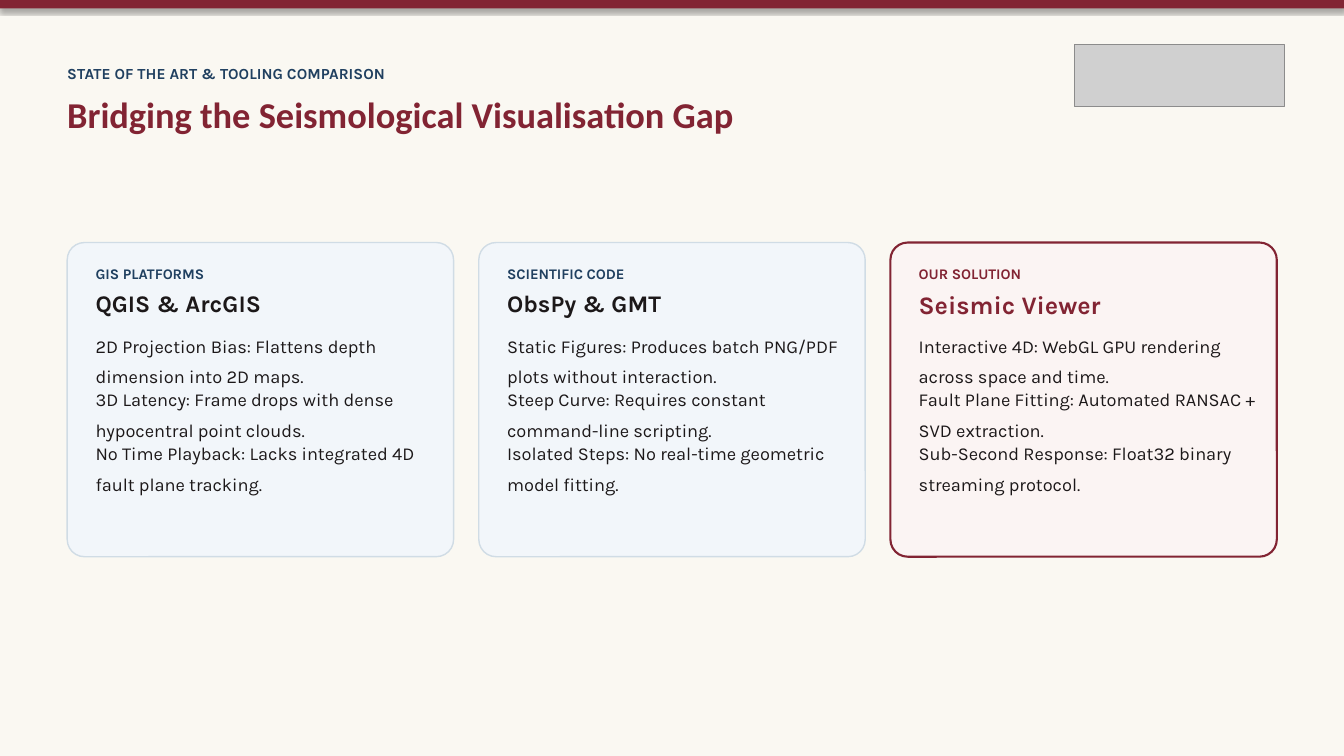
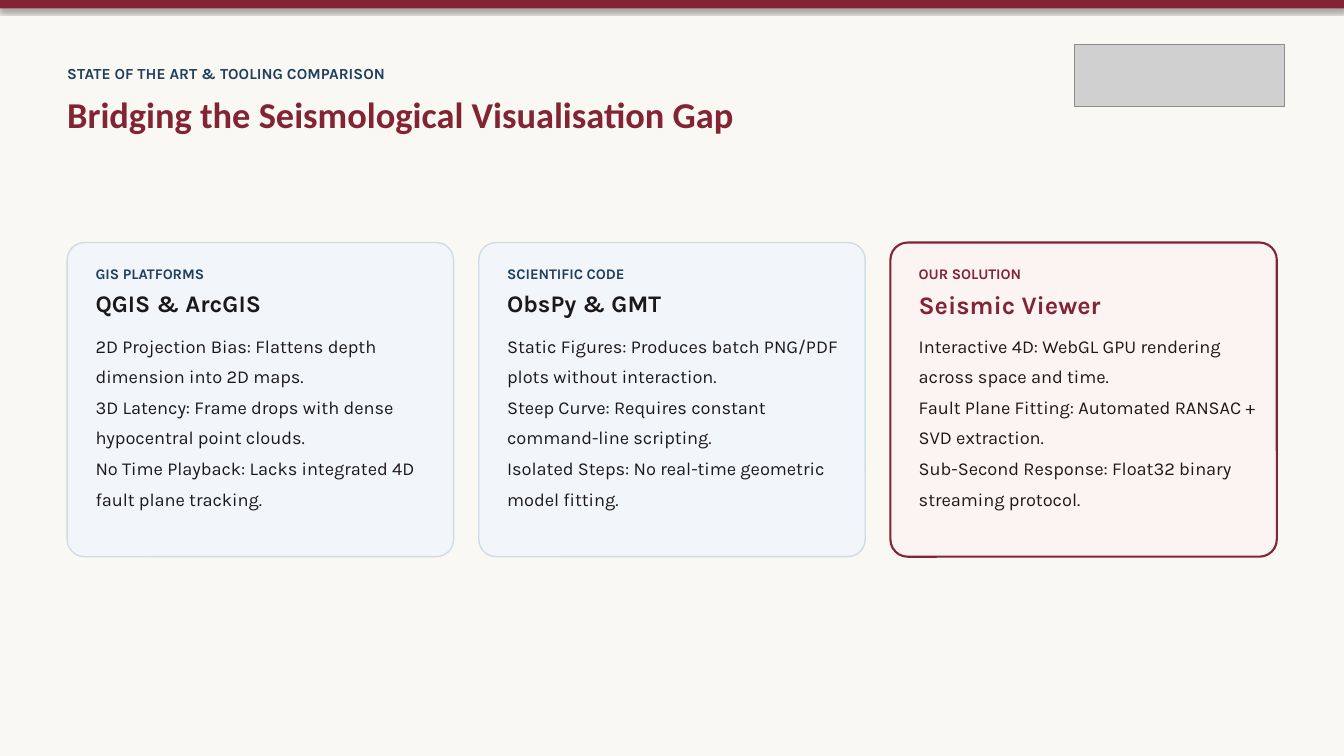
Before and after one commit to Crucio104/Seismic-Viewer-Presentation, a slide deck: slide 3 of thesis/presentation/Seismic Viewer - Thesis Defense.pptx. Drawn at 1344x756 pixels with LibreOffice and Linux fonts; fonts in the diff are those of the drawing; grey boxes stand for pictures. Boxes give left, top, right and bottom in pixels: in the first picture for what was removed or moved away, otherwise in the second. Text is boxed around its words. In the diff, an @@ line names an element or a change of style, - is before the commit and + after.

```diff
--- a/thesis/presentation/Seismic Viewer - Thesis Defense.pptx
+++ b/thesis/presentation/Seismic Viewer - Thesis Defense.pptx
@@ text at bbox=[96, 401, 414, 511]: paragraphs added @@
+3D Latency: Frame drops with dense hypocentral point clouds.
+No Time Playback: Lacks integrated 4D fault plane tracking.
@@ text removed at bbox=[96, 393, 394, 442] @@
-3D Latency: Frame drops with dense hypocentral point clouds.
@@ text at bbox=[507, 401, 824, 511]: paragraphs added @@
+Steep Curve: Requires constant command-line scripting.
+Isolated Steps: No real-time geometric model fitting.
@@ text removed at bbox=[507, 393, 765, 442] @@
-Steep Curve: Requires constant command-line scripting.
@@ text at bbox=[919, 401, 1242, 511]: paragraphs added @@
+Fault Plane Fitting: Automated RANSAC + SVD extraction.
+Sub-Second Response: Float32 binary streaming protocol.
@@ text removed at bbox=[919, 393, 1242, 437] @@
-Fault Plane Fitting: Automated RANSAC + SVD extraction.
@@ text removed at bbox=[96, 447, 414, 496] @@
-No Time Playback: Lacks integrated 4D fault plane tracking.
@@ text removed at bbox=[507, 447, 824, 496] @@
-Isolated Steps: No real-time geometric model fitting.
@@ text removed at bbox=[919, 447, 1231, 496] @@
-Sub-Second Response: Float32 binary streaming protocol.
```
Also in this commit, not shown: 10 other slides changed, 9 other files.
